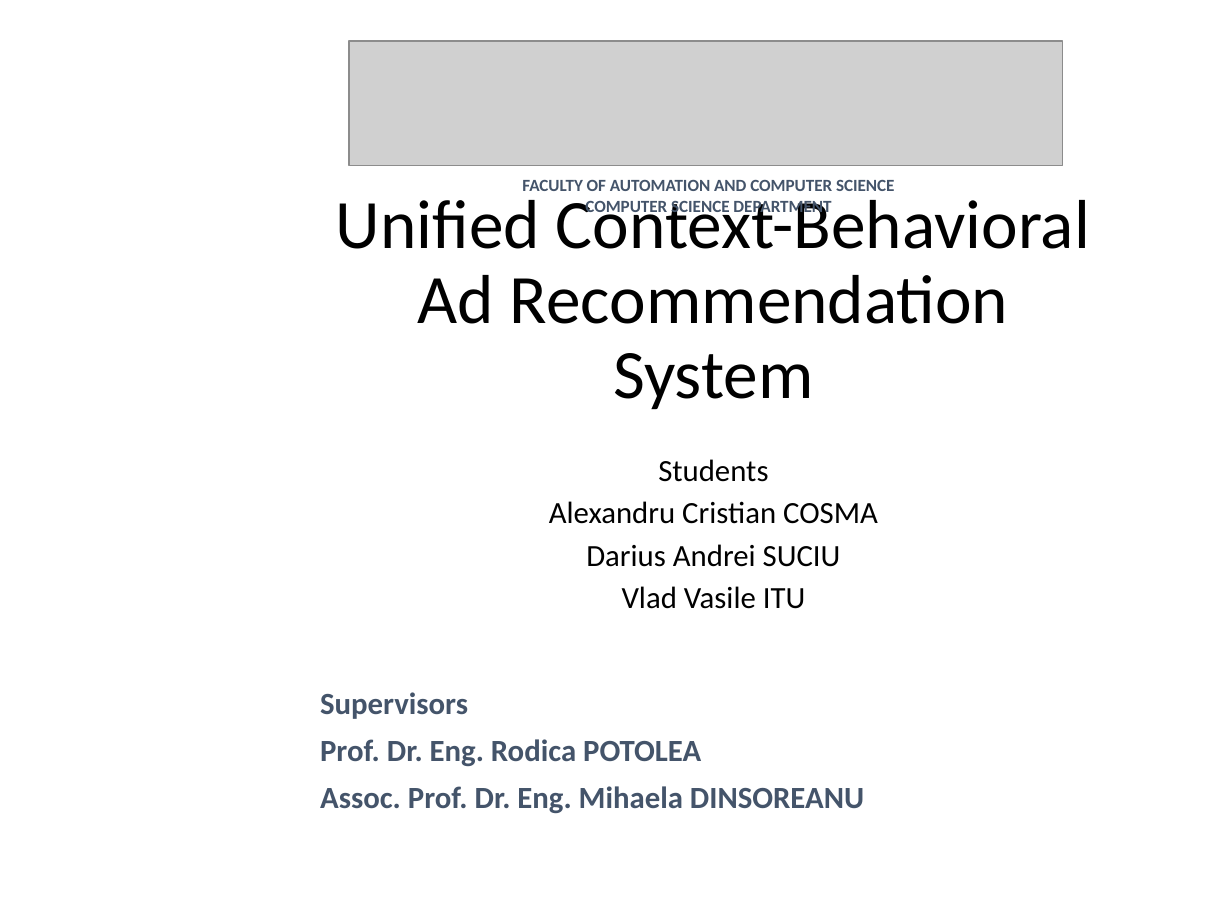
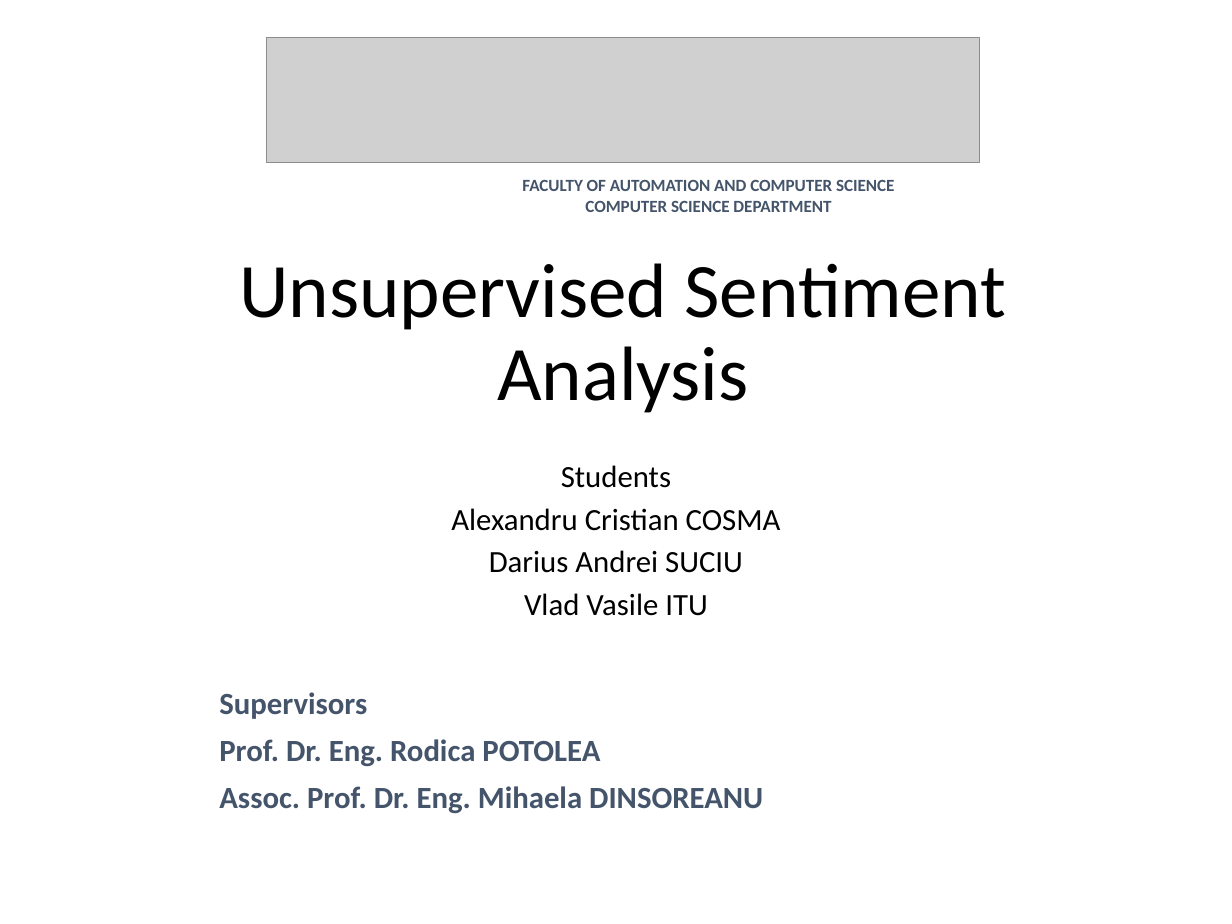
Before and after one commit to dariussuciu/unsupervised-sentiment-analysis, a slide deck: slide 1 of PEM_Presentation.pptx. Drawn at 1232x924 pixels with LibreOffice and Linux fonts; fonts in the diff are those of the drawing; grey boxes stand for pictures. Boxes give left, top, right and bottom in pixels: in the first picture for what was removed or moved away, otherwise in the second. Text is boxed around its words. In the diff, an @@ line names an element or a change of style, - is before the commit and + after.

```diff
--- a/PEM_Presentation.pptx
+++ b/PEM_Presentation.pptx
@@ picture: place and size @@
-picture at bbox=[349, 41, 1062, 165]
+picture at bbox=[266, 38, 979, 163]
@@ title at bbox=[239, 263, 1007, 413]: text changed; size 40.5 to 45 pt @@
-Unified Context-Behavioral Ad Recommendation System
+Unsupervised Sentiment Analysis
@@ subtitle "Students": place and size @@
-subtitle "Students" at bbox=[549, 459, 878, 609]
+subtitle "Students" at bbox=[451, 465, 781, 616]
@@ text "Supervisors": place and size @@
-text "Supervisors" at bbox=[320, 692, 864, 813]
+text "Supervisors" at bbox=[219, 692, 763, 813]
```
Also in this commit, not shown: 19 other slides changed, 4 slides added, 4 slides removed.
